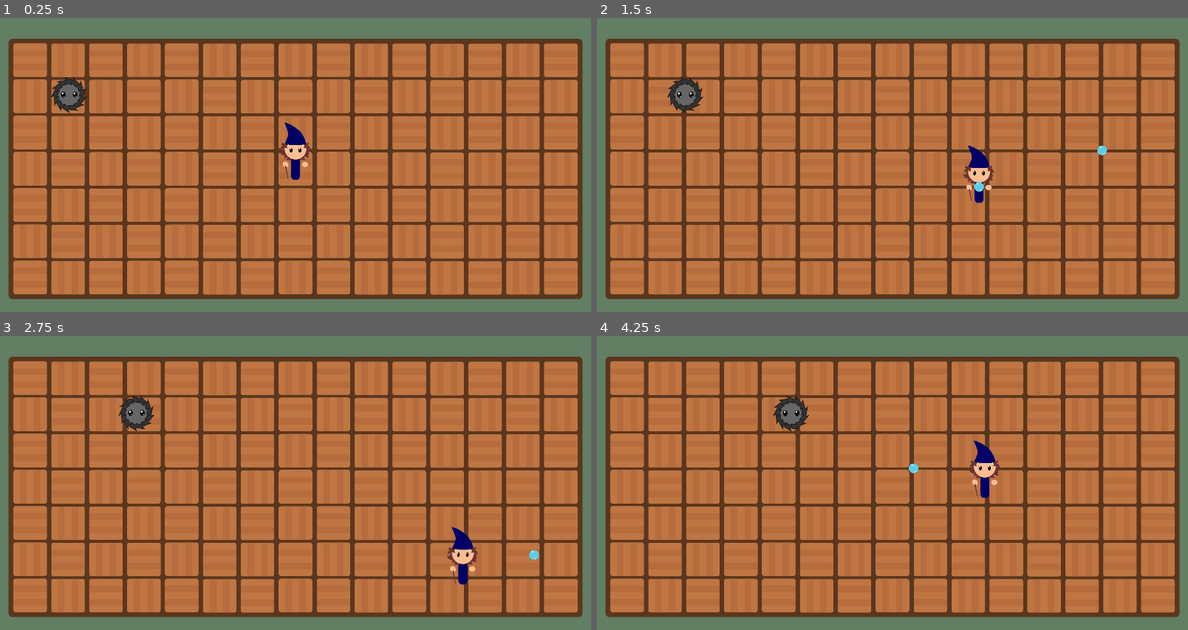
Above: before the commit, frames 1-4 (two rows, left to right).
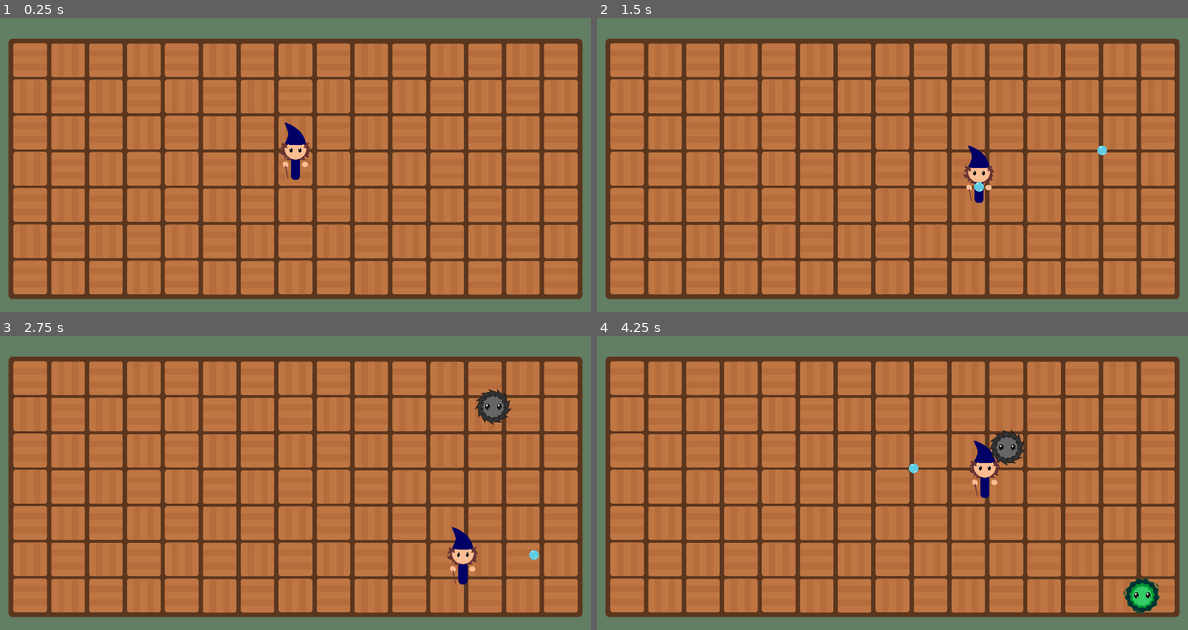
Above: after the commit, the same moments.

Repository: Fr33yr/GGJ-2025-Bolle
Game: Godot game, scene res://scenes/main.tscn
Same seed, same stepped clock (60 frames per second), same inputs: the game is played once before the commit and once after it.
Inputs (mouse positions are in pixels of both pictures, inside the frame that each line leads up to):
- Up to frame 1 (0.25 s): no input
- Up to frame 2 (1.5 s): tap Enter at 0.5 s; move the mouse to (1022, 132) at 0.52 s; hold Right (move_right) 0.53-1.28 s; click (1022, 132) at 0.6 s; move the mouse to (774, 167) at 1.27 s; hold Down (move_down) from 1.28 s (still down); click (774, 167) at 1.35 s
- Up to frame 3 (2.75 s): move the mouse to (354, 394) at 2.02 s; release Down (move_down) at 2.03 s; hold Right (move_right) from 2.03 s (still down); click (354, 394) at 2.1 s
- Up to frame 4 (4.25 s): move the mouse to (862, 535) at 2.77 s; release Right (move_right) at 2.78 s; hold Up (move_up) 2.78-3.53 s; click (862, 535) at 2.85 s; move the mouse to (1069, 518) at 3.52 s; hold Left (move_left) from 3.53 s (still down); click (1069, 518) at 3.6 s

The runs differ from the first frame. In frame 1, 0.5% of the frame differs, in the area x 8-15%, y 20-33%; in frame 2, 0.5%; in frame 3, 1.0%; in frame 4, 1.5%, in the area x 29-96%, y 20-95%.

Commit message:
mobspawner + enemy2

Diff:
--- a/scenes/enemy.tscn
+++ b/scenes/enemy1.tscn
@@ -1,6 +1,6 @@
 [gd_scene load_steps=6 format=3 uid="uid://b08lx1offh8ek"]
 
-[ext_resource type="Script" path="res://scripts/enemy.gd" id="1_e1786"]
+[ext_resource type="Script" path="res://scripts/enemy1.gd" id="1_e1786"]
 [ext_resource type="Texture2D" uid="uid://c0hmgb1rb7fuw" path="res://assets/enemies/Enemigo 1 A.png" id="2_14ffa"]
 [ext_resource type="PackedScene" uid="uid://lfqx1j7lpv8r" path="res://scenes/hp_system.tscn" id="3_libdg"]
 [ext_resource type="PackedScene" uid="uid://ra04r8rkne2q" path="res://scenes/hp_bar.tscn" id="4_wxpug"]
@@ -8,7 +8,7 @@
 [sub_resource type="CircleShape2D" id="CircleShape2D_er8se"]
 radius = 92.9139
 
-[node name="Enemy 1A" type="CharacterBody2D"]
+[node name="Enemy 1" type="CharacterBody2D"]
 collision_layer = 2
 collision_mask = 0
 script = ExtResource("1_e1786")
--- /dev/null
+++ b/scenes/enemy2.tscn
@@ -0,0 +1,38 @@
+[gd_scene load_steps=6 format=3 uid="uid://b2wd8viwu350v"]
+
+[ext_resource type="Script" path="res://scripts/enemy1.gd" id="1_degdq"]
+[ext_resource type="Texture2D" uid="uid://c71mp2w3itwti" path="res://assets/enemies/Enemigo 2 A.png" id="2_ug6gb"]
+[ext_resource type="PackedScene" uid="uid://lfqx1j7lpv8r" path="res://scenes/hp_system.tscn" id="3_xtnne"]
+[ext_resource type="PackedScene" uid="uid://ra04r8rkne2q" path="res://scenes/hp_bar.tscn" id="4_wktj2"]
+
+[sub_resource type="CircleShape2D" id="CircleShape2D_er8se"]
+radius = 92.9139
+
+[node name="Enemy2" type="CharacterBody2D"]
+collision_layer = 2
+collision_mask = 0
+script = ExtResource("1_degdq")
+hp_max = 3
+
+[node name="Sprite2D" type="Sprite2D" parent="."]
+texture = ExtResource("2_ug6gb")
+
+[node name="CollisionShape2D" type="CollisionShape2D" parent="."]
+shape = SubResource("CircleShape2D_er8se")
+
+[node name="Area2D" type="Area2D" parent="."]
+collision_layer = 2
+collision_mask = 4
+
+[node name="Hitbox" type="CollisionShape2D" parent="Area2D"]
+shape = SubResource("CircleShape2D_er8se")
+
+[node name="HP_System" parent="." instance=ExtResource("3_xtnne")]
+
+[node name="HP_Bar" parent="." instance=ExtResource("4_wktj2")]
+offset_left = -75.0
+offset_top = -150.0
+offset_right = 75.0
+offset_bottom = -125.0
+
+[connection signal="area_entered" from="Area2D" to="." method="_on_area_2d_area_entered"]
--- a/scenes/main.tscn
+++ b/scenes/main.tscn
@@ -2,8 +2,8 @@
 
 [ext_resource type="Script" path="res://scripts/main.gd" id="1_ea06o"]
 [ext_resource type="PackedScene" uid="uid://bkomlwalru0he" path="res://scenes/player.tscn" id="1_ttw0g"]
+[ext_resource type="AudioStream" uid="uid://b28bv0cj8fxor" path="res://sound/SFX/Fx_MonsterSpawn.wav" id="2_kfp8g"]
 [ext_resource type="Texture2D" uid="uid://deamjlfgywgn4" path="res://assets/background/escenario 1.png" id="2_y86k5"]
-[ext_resource type="PackedScene" uid="uid://b08lx1offh8ek" path="res://scenes/enemy.tscn" id="3_15ct0"]
 [ext_resource type="AudioStream" uid="uid://51hnq7iigxf3" path="res://sound/music/Mx_Battle_lvl1.wav" id="5_uyb51"]
 
 [sub_resource type="SegmentShape2D" id="SegmentShape2D_5xxj3"]
@@ -26,6 +26,14 @@
 script = ExtResource("1_ea06o")
 enemy_spawners = [NodePath("EnemySpawners/EnemySpawn"), NodePath("EnemySpawners/EnemySpawn2"), NodePath("EnemySpawners/EnemySpawn3"), NodePath("EnemySpawners/EnemySpawn4")]
 enemy_markers = [NodePath("EnemyMarkers/Marker2D"), NodePath("EnemyMarkers/Marker2D2"), NodePath("EnemyMarkers/Marker2D …(479 unchanged characters)…
+
+[node name="EnemySpawnTimer" type="Timer" parent="."]
+wait_time = 2.0
+autostart = true
+
+[node name="EnemySpawnSFX" type="AudioStreamPlayer" parent="."]
+stream = ExtResource("2_kfp8g")
+bus = &"SFX"
 
 [node name="Music" type="AudioStreamPlayer2D" parent="."]
 stream = ExtResource("5_uyb51")
@@ -119,12 +127,11 @@
 
 [node name="Player" parent="." instance=ExtResource("1_ttw0g")]
 
-[node name="Enemy" parent="." node_paths=PackedStringArray("patrol_path") instance=ExtResource("3_15ct0")]
-position = Vector2(186, 2)
-speed = 250.0
-patrol_path = [NodePath("../EnemyMarkers/Marker2D"), NodePath("../EnemyMarkers/Marker2D2"), NodePath("../EnemyMarkers/Marker2D3"), NodePath("../EnemyMarkers/Marker2D4")]
+[node name="EnemiesContainer" type="Node" parent="."]
 
 [node name="BubbleContainer" type="Node" parent="."]
 
 [node name="Camera2D" type="Camera2D" parent="."]
 position = Vector2(0, -1)
+
+[connection signal="timeout" from="EnemySpawnTimer" to="." method="_on_timer_timeout"]
--- a/scripts/enemy.gd
+++ b/scripts/enemy1.gd
@@ -12,7 +12,7 @@
 @export var patrol_path: Array[Marker2D] = []
 @export var patrol_wait_time = 1.0
 @export var damage = 1
-@export var hp_max: int = 3
+@export var hp_max: int = 1
 
 var current_patrol_target = 0
 var wait_timer = 0.0
@@ -22,9 +22,6 @@
 	hp_system.init(hp_max)
 	hp_bar.max_value = hp_max
 	hp_bar.value = hp_max
-
-	if patrol_path.size() > 0:
-		position = patrol_path [0].position
 
 	hp_system.died.connect(on_Died)
 
--- a/scripts/main.gd
+++ b/scripts/main.gd
@@ -5,20 +5,39 @@
 @onready var player = $Player
 @export var enemy_spawners: Array[Marker2D] = []
 @export var enemy_markers: Array[Marker2D] = []
+@onready var enemies_container = $EnemiesContainer
+@onready var enemy_spawn_sfx = $EnemySpawnSFX
 
-var enemyScene = preload("res://scenes/enemy.tscn")
+const enemy1_scene = preload("res://scenes/enemy1.tscn")
+const enemy2_scene = preload("res://scenes/enemy2.tscn")
 
 # Called when the node enters the scene tree for the first time.
 func _ready():
 	player.global_position = player_spawn.global_position
 	player.bubble_shot.connect(_on_player_bubble_shot)
 
-
-func _process(delta):
-
-	pass
-
 func _on_player_bubble_shot(bubble_scene, location):
 	var bubble = bubble_scene.instantiate()
 	bubble.global_position = location
 	bubble_container.add_child(bubble)
+
+
+func _on_timer_timeout():
+	var numero = randi_range(1,10)
+	var enemy : Enemy
+	if numero>3:
+		enemy = enemy1_scene.instantiate()
+	else:
+		enemy = enemy2_scene.instantiate()
+
+	var index = randi_range(0, enemy_spawners.size()-1)
+	enemy.global_position = enemy_spawners[index].global_position
+
+	enemy.patrol_path.append(enemy_markers[randi_range(0, enemy_markers.size()-1)])
+	enemy.patrol_path.append(enemy_markers[randi_range(0, enemy_markers.size()-1)])
+	enemy.patrol_path.append(enemy_markers[randi_range(0, enemy_markers.size()-1)])
+	enemy.patrol_path.append(enemy_markers[randi_range(0, enemy_markers.size()-1)])
+	enemy.patrol_path.append(enemy_markers[randi_range(0, enemy_markers.size()-1)])
+
+	enemies_container.add_child(enemy)
+	enemy_spawn_sfx.play()
